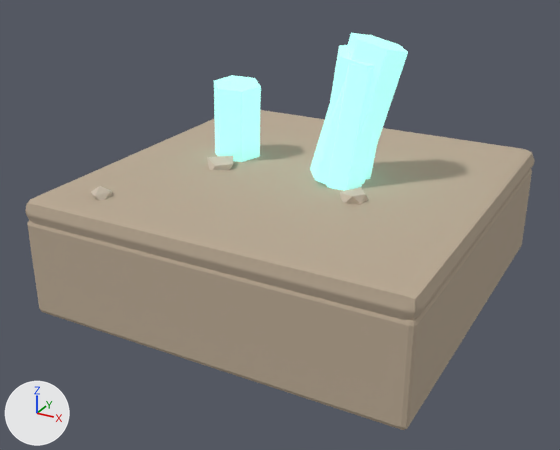
The glTF model assets/3d/final/tile_stone_crystal.glb, before and after one commit.
Rendered twice from a 50 mm camera at (1.77, -3.45, 1.4) aimed at (-0.03, -0.17, -0.24). Lighting does not change. The marker at lower left points along +X, +Y and +Z. The first picture is the older version. Where no turn or scale is listed for an object, it has been applied to the vertices. Vertices at exactly the same position are counted once.

The first picture shows 'scr_body', 'scr_c0', 'scr_c1', 'scr_c2', 'scr_c3', 'scr_cap' and 3 more.
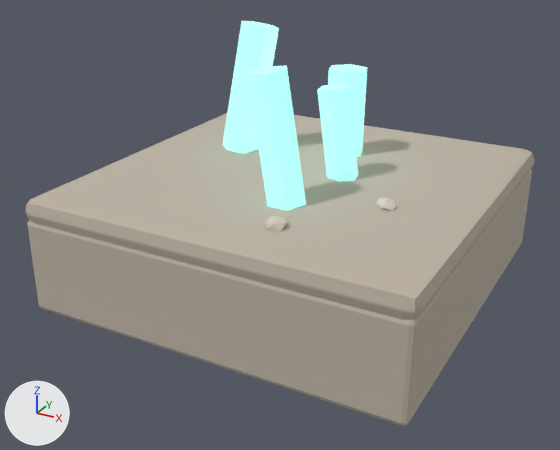
Where the newer file only moved an object's origin or applied its transform, the numbers keep the older frame.

The change, as a diff of the scene's bpy script:
```diff
--- a/assets/3d/final/tile_stone_crystal.glb.py
+++ b/assets/3d/final/tile_stone_crystal.glb.py
@@ me_cylinder_027 @@
 # used by ob_scr_c0; location = (0.298, 0.012, 0.361)
-me_cylinder_027.from_pydata(...)  # 12 vertices, 20 faces; spans x -0.225..0.225, y -0.174..0.174, z -0.385..0.385
+me_cylinder_027.from_pydata(...)  # 12 vertices, 20 faces; spans x -0.347..-0.117, y 0.283..0.505, z -0.363..0.125
+# me_cylinder_027 part 1: 12 of 12 vertices moved; they spanned x -0.225..0.225, y -0.174..0.174, z -0.385..0.385 and now span x -0.347..-0.117, y 0.283..0.505, z -0.363..0.125; mean shift (-0.232, 0.394, -0.119)
 me_cylinder_027.materials.append(mat_crystal)
@@ me_cylinder_028 @@
 # used by ob_scr_c1; location = (0.307, -0.046, 0.31)
-me_cylinder_028.from_pydata(...)  # 12 vertices, 20 faces; spans x -0.138..0.138, y -0.113..0.113, z -0.32..0.32
+me_cylinder_028.from_pydata(...)  # 12 vertices, 20 faces; spans x -0.896..-0.609, y 0.122..0.421, z -0.321..0.408
+# me_cylinder_028 part 2: 12 of 12 vertices moved; they spanned x -0.138..0.138, y -0.113..0.113, z -0.32..0.32 and now span x -0.896..-0.609, y 0.122..0.421, z -0.321..0.408; mean shift (-0.752, 0.272, 0.043)
 me_cylinder_028.materials.append(mat_crystal)
@@ me_cylinder_029 @@
 # used by ob_scr_c2; location = (-0.426, 0.055, 0.213)
-me_cylinder_029.from_pydata(...)  # 12 vertices, 20 faces; spans x -0.144..0.144, y -0.144..0.144, z -0.227..0.227
+me_cylinder_029.from_pydata(...)  # 12 vertices, 20 faces; spans x 0.369..0.671, y -0.583..-0.388, z -0.225..0.437
+# me_cylinder_029 part 3: 12 of 12 vertices moved; they spanned x -0.144..0.144, y -0.144..0.144, z -0.227..0.227 and now span x 0.369..0.671, y -0.583..-0.388, z -0.225..0.437; mean shift (0.52, -0.485, 0.106)
 me_cylinder_029.materials.append(mat_crystal)
@@ me_cylinder_030 @@
 # used by ob_scr_c3; location = (0.271, 0.049, 0.33)
-me_cylinder_030.from_pydata(...)  # 12 vertices, 20 faces; spans x -0.204..0.204, y -0.161..0.161, z -0.35..0.35
+me_cylinder_030.from_pydata(...)  # 12 vertices, 20 faces; spans x -0.184..0.033, y -0.115..0.069, z -0.338..0.157
+# me_cylinder_030 part 4: 12 of 12 vertices moved; they spanned x -0.204..0.204, y -0.161..0.161, z -0.35..0.35 and now span x -0.184..0.033, y -0.115..0.069, z -0.338..0.157; mean shift (-0.076, -0.023, -0.091)
 me_cylinder_030.materials.append(mat_crystal)
```

Pixel boxes (x1, y1, x2, y2) of what changed, in the pictures (560 x 450 px):
'scr_c2', reshaped (25% wider, 67% taller): before (214, 75, 261, 162); after (247, 65, 306, 211)
'scr_c1', reshaped: before (326, 64, 374, 191); after (222, 21, 279, 154)
'scr_c0', reshaped (60% narrower, 39% shorter): before (310, 33, 408, 185); after (328, 64, 367, 157)
'scr_c3', reshaped: before (329, 45, 377, 180); after (317, 83, 358, 182)
